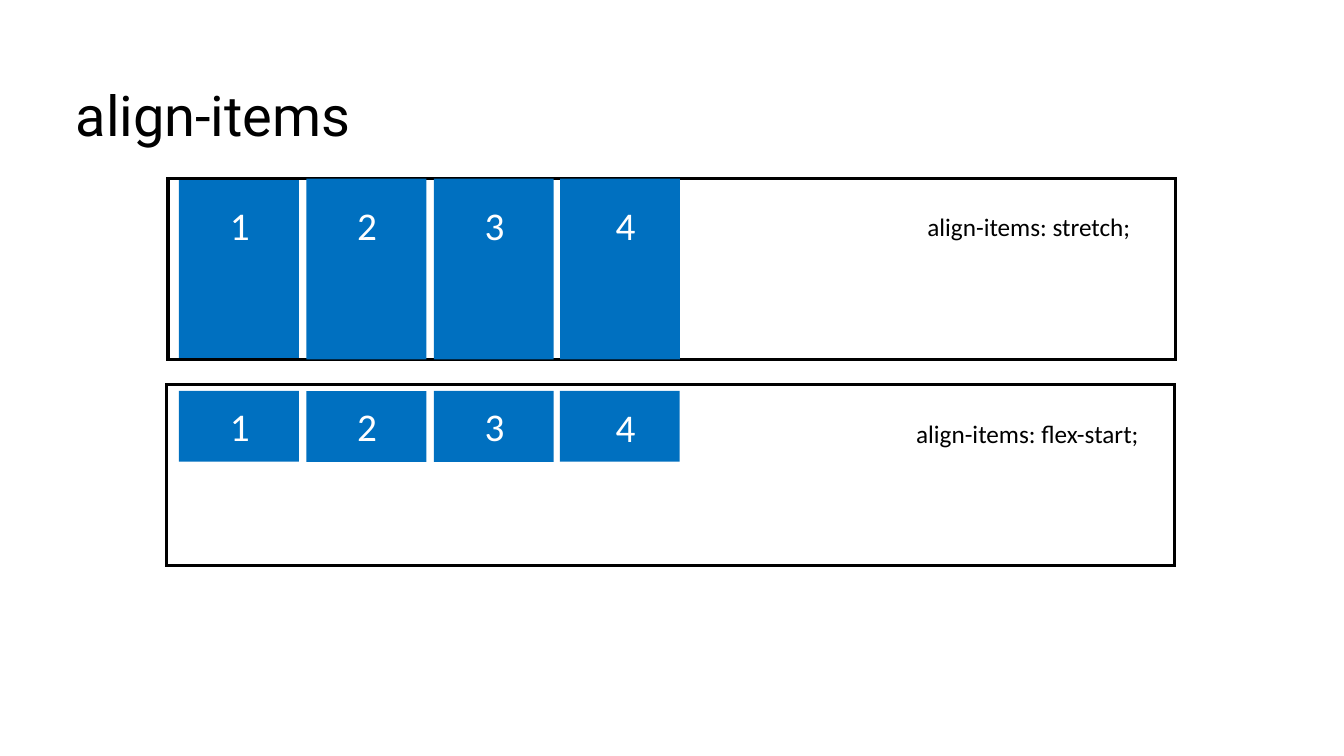
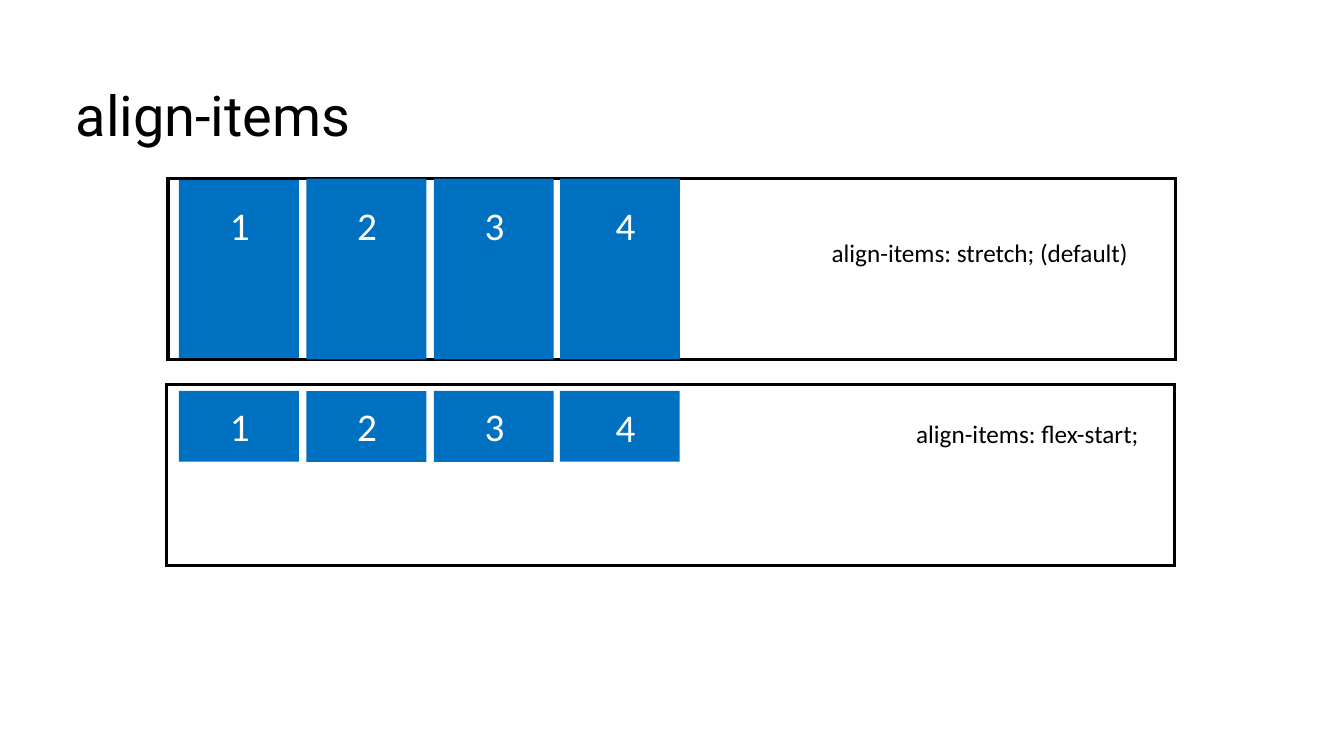
Before and after one commit to RostyslavSynenko/Lv-469.NodeJS, a slide deck: slide 18 of presentations/Flexbox.pptx. Drawn at 1344x756 pixels with LibreOffice and Linux fonts; fonts in the diff are those of the drawing; background and template pictures are left out. Boxes give left, top, right and bottom in pixels: in the first picture for what was removed or moved away, otherwise in the second. Text is boxed around its words. In the diff, an @@ line names an element or a change of style, - is before the commit and + after.

```diff
--- a/presentations/Flexbox.pptx
+++ b/presentations/Flexbox.pptx
@@ text at bbox=[832, 243, 1127, 267]: text changed @@
-align-items: stretch;
+align-items: stretch; (default)
```
Also in this commit, not shown: 6 other slides changed, 1 slide added.
